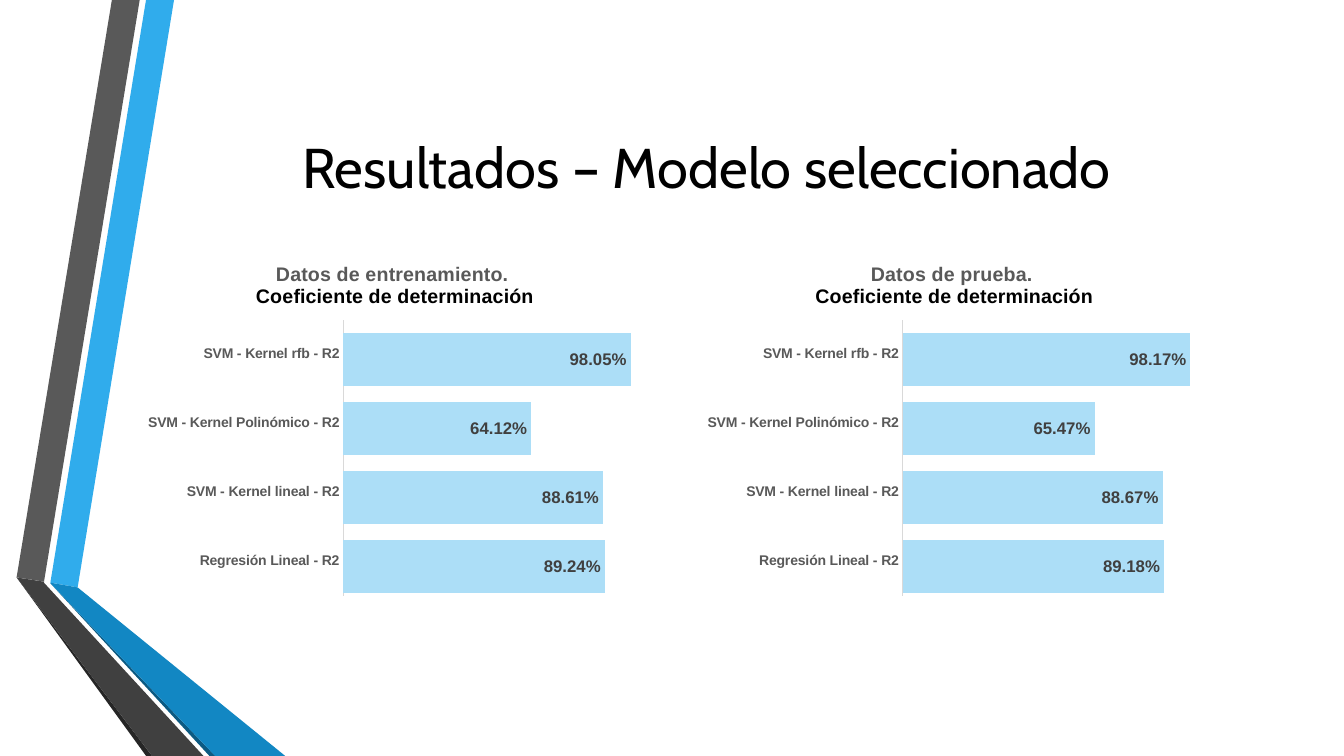
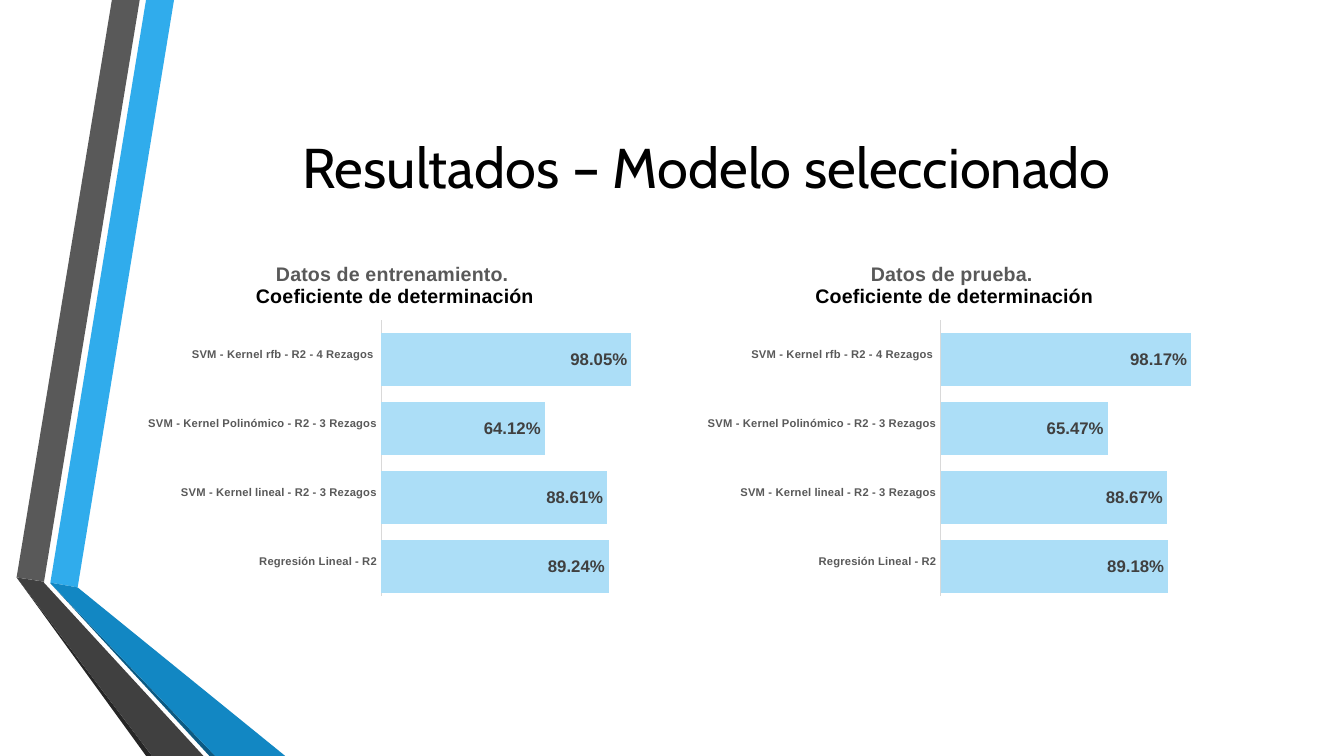
Before and after one commit to SergioDevAlcalde/tfmTelefonica, a slide deck: slide 10 of criptomonedas/presentacionFinalGrupo5.pptx. Drawn at 1344x756 pixels with LibreOffice and Linux fonts; fonts in the diff are those of the drawing; background and template pictures are left out. Boxes give left, top, right and bottom in pixels: in the first picture for what was removed or moved away, otherwise in the second. Text is boxed around its words. In the diff, an @@ line names an element or a change of style, - is before the commit and + after.

```diff
--- a/criptomonedas/presentacionFinalGrupo5.pptx
+++ b/criptomonedas/presentacionFinalGrupo5.pptx
@@ bar chart at (138,246,646,603) @@
-categories: Regresión Lineal - R2, SVM - Kernel lineal - R2, SVM - Kernel Polinómico - R2, SVM - Kernel rfb - R2
+categories: Regresión Lineal - R2, SVM - Kernel lineal - R2 - 3 Rezagos, SVM - Kernel Polinómico - R2 - 3 Rezagos, SVM - Kernel rfb - R2 - 4 Rezagos 
@@ category axis changed @@
@@ bar chart at (698,246,1206,603) @@
-categories: Regresión Lineal - R2, SVM - Kernel lineal - R2, SVM - Kernel Polinómico - R2, SVM - Kernel rfb - R2
+categories: Regresión Lineal - R2, SVM - Kernel lineal - R2 - 3 Rezagos, SVM - Kernel Polinómico - R2 - 3 Rezagos, SVM - Kernel rfb - R2 - 4 Rezagos 
@@ category axis changed @@
```
